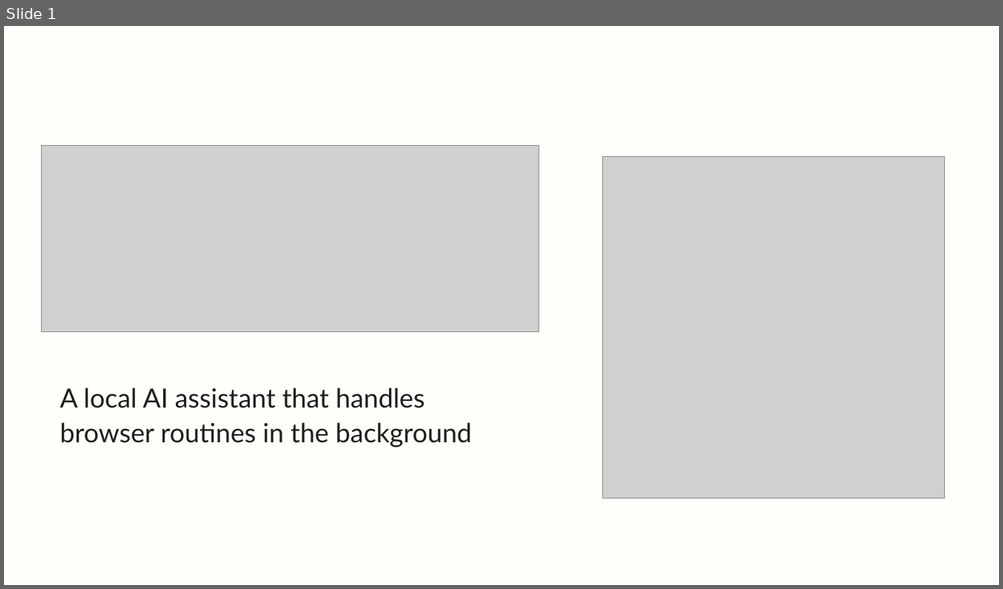
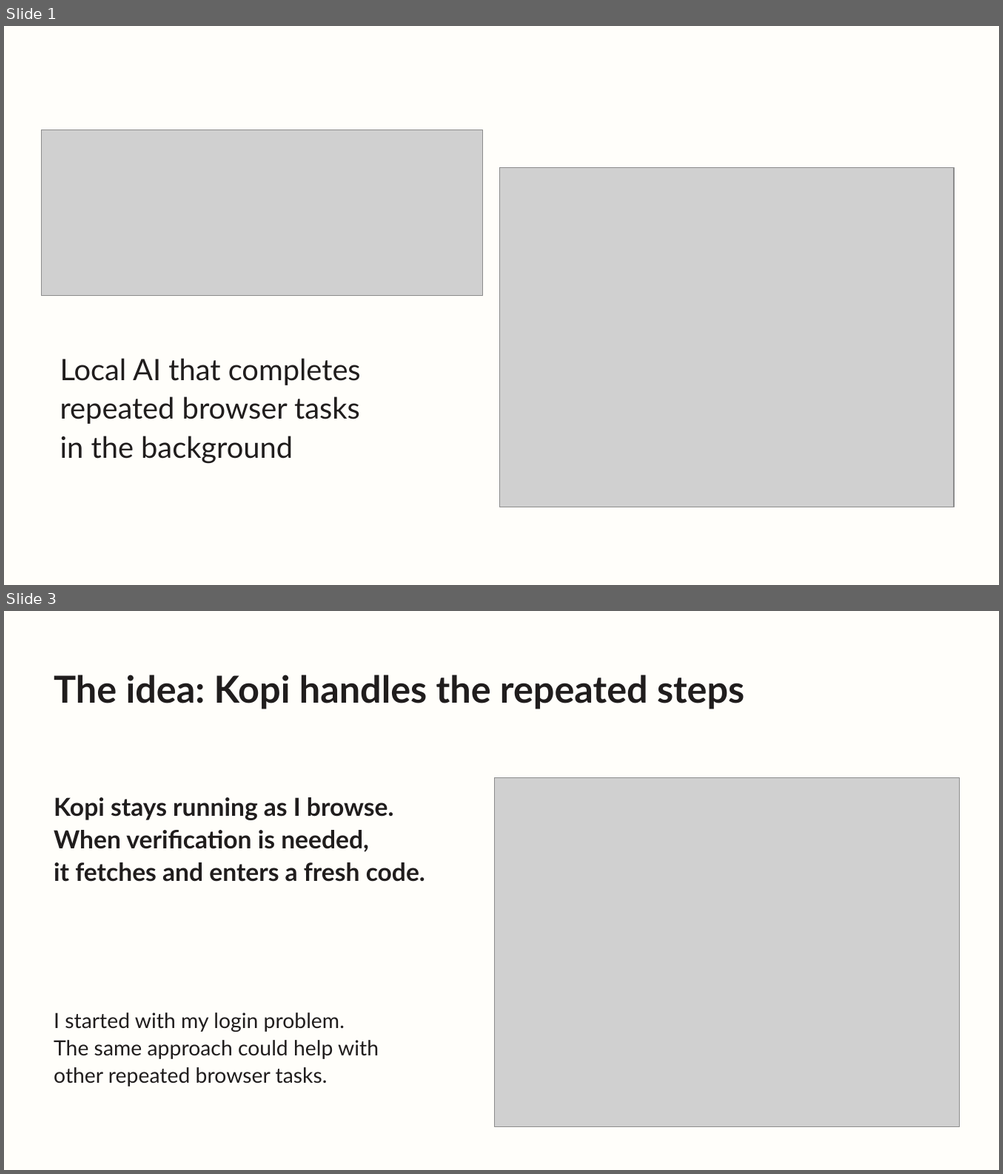
Before and after one commit to MLouchini/Kopi, a slide deck: docs/presentation/Kopi-Hackathon-Pitch.pptx. Shown one above the other, each under a label of ours: slide 1 before the commit, slides 1 and 3 after it; the slides between them are not shown. The pictures are 1003x589 and 1003x1174 pixels, drawn with LibreOffice and Linux fonts; fonts in the diff are those of the drawing; grey boxes stand for pictures. Boxes give left, top, right and bottom in pixels: in the first picture for what was removed or moved away, otherwise in the second. Text is boxed around its words. In the diff, an @@ line names an element or a change of style, - is before the commit and + after.

Commit message:
Illustrate every Kopi slide and clarify daily verification story

```diff
--- a/docs/presentation/Kopi-Hackathon-Pitch.pptx
+++ b/docs/presentation/Kopi-Hackathon-Pitch.pptx
@@ slide 3 added at (4, 611, 999, 1170), background #FFFEFA @@
@@ text added at (54, 675, 744, 709), 36 pt, text #201D1D, bold @@
+The idea: Kopi handles the repeated steps
@@ picture added at (494, 778, 960, 1128) @@
@@ text added at (54, 797, 425, 882), 24 pt, text #201D1D, bold @@
+Kopi stays running as I browse.
+When verification is needed,
+it fetches and enters a fresh code.
@@ text added at (54, 1013, 378, 1087), 20.2 pt, text #201D1D @@
+I started with my login problem.
+The same approach could help with
+other repeated browser tasks.
@@ slide 1 changed as well @@
@@ picture: place and size @@
-picture at (41, 145, 539, 332)
+picture at (41, 130, 483, 296)
@@ picture: place and size @@
-picture at (603, 156, 944, 498)
+picture at (500, 168, 954, 508)
@@ text at (60, 358, 361, 464): text changed; size 25.5 to 28.5 pt @@
-A local AI assistant that handles
-browser routines in the background
+Local AI that completes
+repeated browser tasks
+in the background
```
Also in this commit, not shown: 2 other slides changed, 4 other slides added, 5 slides removed, 10 other files.
